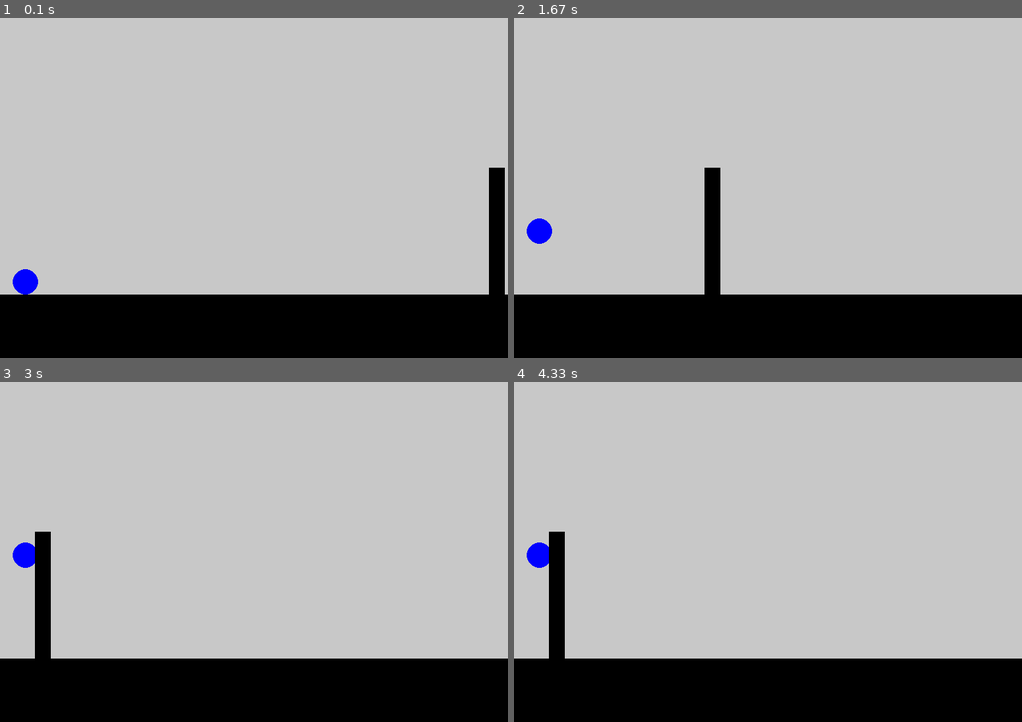
Above: before the commit, frames 1-4 (two rows, left to right).
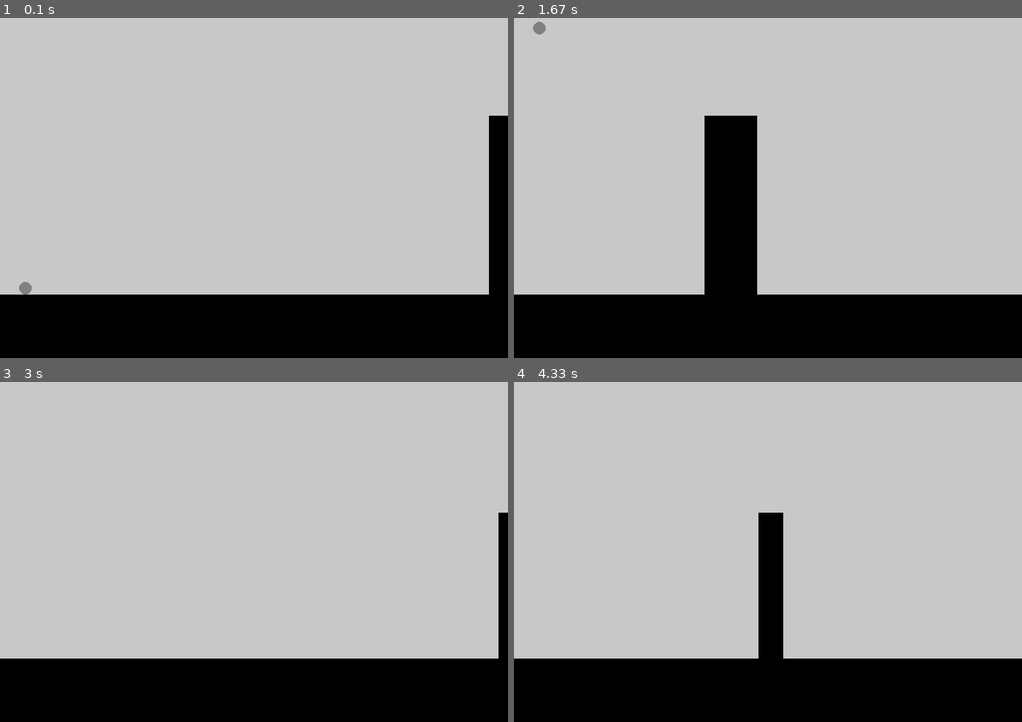
Above: after the commit, the same moments.

Repository: philmuri/GA-project
Game: pygame game, started from pygame_test.py
Two runs of this game, one before a commit and one after it. Both use one fixed random seed, a clock stepped at 60 frames per second and the inputs below.
Inputs:
- Up to frame 1 (0.1 s): no input
- Up to frame 2 (1.67 s): tap Space at 0.33, 0.73, 1.03, 1.23, 1.57 s
- Up to frame 3 (3 s): tap Space at 1.87, 2.07, 2.37, 2.63 s
- Up to frame 4 (4.33 s): tap Space at 3.4, 3.8, 4.1 s

The runs differ from the first frame. In frame 1, 1.1% of the frame differs, in the area x 2-100%, y 28-82%; in frame 2, 4.7%, in the area x 2-48%, y 1-82%; in frame 3, 2.2%; in frame 4, 3.5%.

Commit message:
feat: added update method to obstacle object + preparing flask backend

Diff:
--- /dev/null
+++ b/app.py
@@ -0,0 +1,3 @@
+from flask import Flask, render_template # Flask class and HTML template render
+
+app = Flask(__name__)
--- a/pygame_test.py
+++ b/pygame_test.py
@@ -6,25 +6,32 @@
 # Constants
 WIDTH, HEIGHT = 800, 600
 BASE_HEIGHT = 100
-OBSTACLE_WIDTH = 25
-OBSTACLE_HEIGHT = 200
+
+OBSTACLE_WIDTH_MIN = 25
+OBSTACLE_WIDTH_MAX = 100
+OBSTACLE_HEIGHT_MIN = 50
+OBSTACLE_HEIGHT_MAX = 300
+
+PLAYER_RADIUS = 10
+
 BG_COLOR = (200, 200, 200)
 BASE_COLOR = (0, 0, 0)
 OBSTACLE_COLOR = (0, 0, 0)
+PLAYER_COLOR = (128, 128, 128)
 
-GAME_SPEED = 5
-GRAVITY = 1
+OBSTACLE_SPEED = 5
+GRAVITY = 0.5
 JUMP_FORCE = -10
 
 
 class Player:
-    def __init__(self): # Initialize character
-        self.radius = 20
+    def __init__(self):
+        self.radius = PLAYER_RADIUS
         self.x = 40
         self.y = HEIGHT - BASE_HEIGHT - self.radius
         self.vy = 0
         self.is_jumping = False
-        self.color = (0, 0, 255)
+        self.color = PLAYER_COLOR
 
     def draw(self):
         pg.draw.circle(screen, self.color, (self.x, self.y), self.radius)
@@ -48,30 +55,34 @@
     def is_colliding(self, obstacle):
         dx = self.x - max(obstacle.x, min(self.x, obstacle.x + obstacle.width)) # a smart way to get the nearest x-coordinate of the obstacle to the player's center
         dy = self.y - max(obstacle.y, min(self.y, obstacle.y + obstacle.height))
-        dist = dx**2 + dy**2 # squared distance
-        return dist < self.radius**2 # objects colliding if squared distance smaller than radius squared
+        dist = dx**2 + dy**2
+        return dist < self.radius**2
 
 
 class Obstacle:
-    def __init__(self, height): # obstacle height will be randomized
-        self.width = OBSTACLE_WIDTH
-        self.height = height
+    def __init__(self): # obstacle height will be randomized
+        self.width = np.random.randint(OBSTACLE_WIDTH_MIN, OBSTACLE_WIDTH_MAX)
+        self.height = np.random.randint(OBSTACLE_HEIGHT_MIN, OBSTACLE_HEIGHT_MAX)
         self.x = WIDTH
         self.y = HEIGHT - BASE_HEIGHT - self.height
 
     def draw(self):
         pg.draw.rect(screen, OBSTACLE_COLOR, (self.x, self.y, self.width, self.height))
 
+    def update(self):
+        if self.x + self.width <= 0:
+                self.__init__()
+        self.x -= OBSTACLE_SPEED
+
 
 
 if __name__ == '__main__':
+
     # Initialize game
     pg.init()
     clock = pg.time.Clock()
-
     player = Player()
-    obstacle = Obstacle(height=OBSTACLE_HEIGHT)
-
+    obstacle = Obstacle()
     screen = pg.display.set_mode((WIDTH, HEIGHT))
     pg.display.set_caption("Obstacle Jumping")
 
@@ -96,10 +107,7 @@
 
             # Update game objects: update player position, update obstacle position
             player.update()
-            # TBD: introduce as new obstacle method update(self)
-            if obstacle.x < -OBSTACLE_WIDTH:
-                obstacle.x = WIDTH # set obstacle back to the right
-            obstacle.x -= GAME_SPEED # TBD: replace with obstacle.vx
+            obstacle.update()
 
             # Handle collision event
             if player.is_colliding(obstacle=obstacle):
